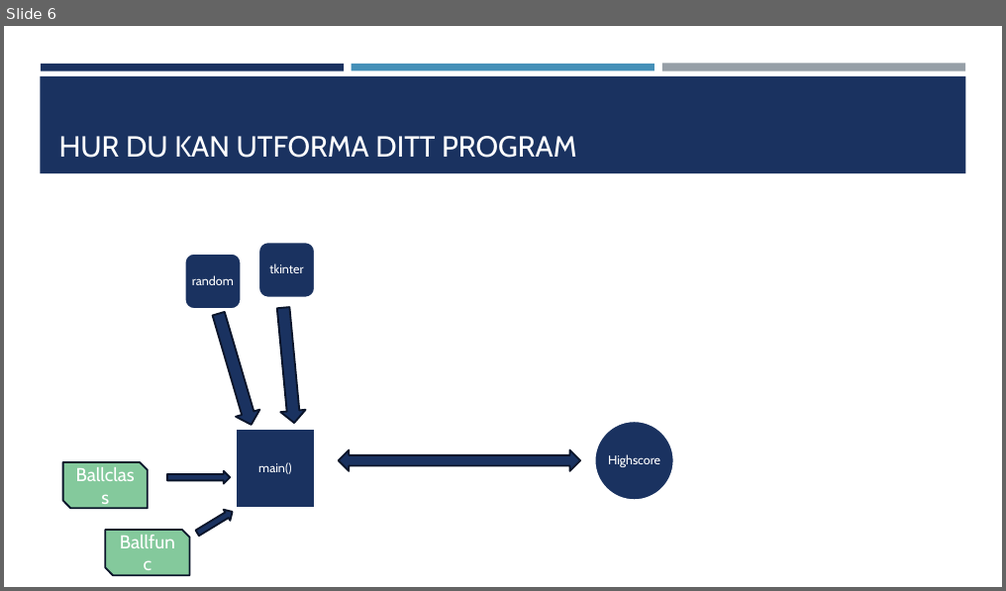
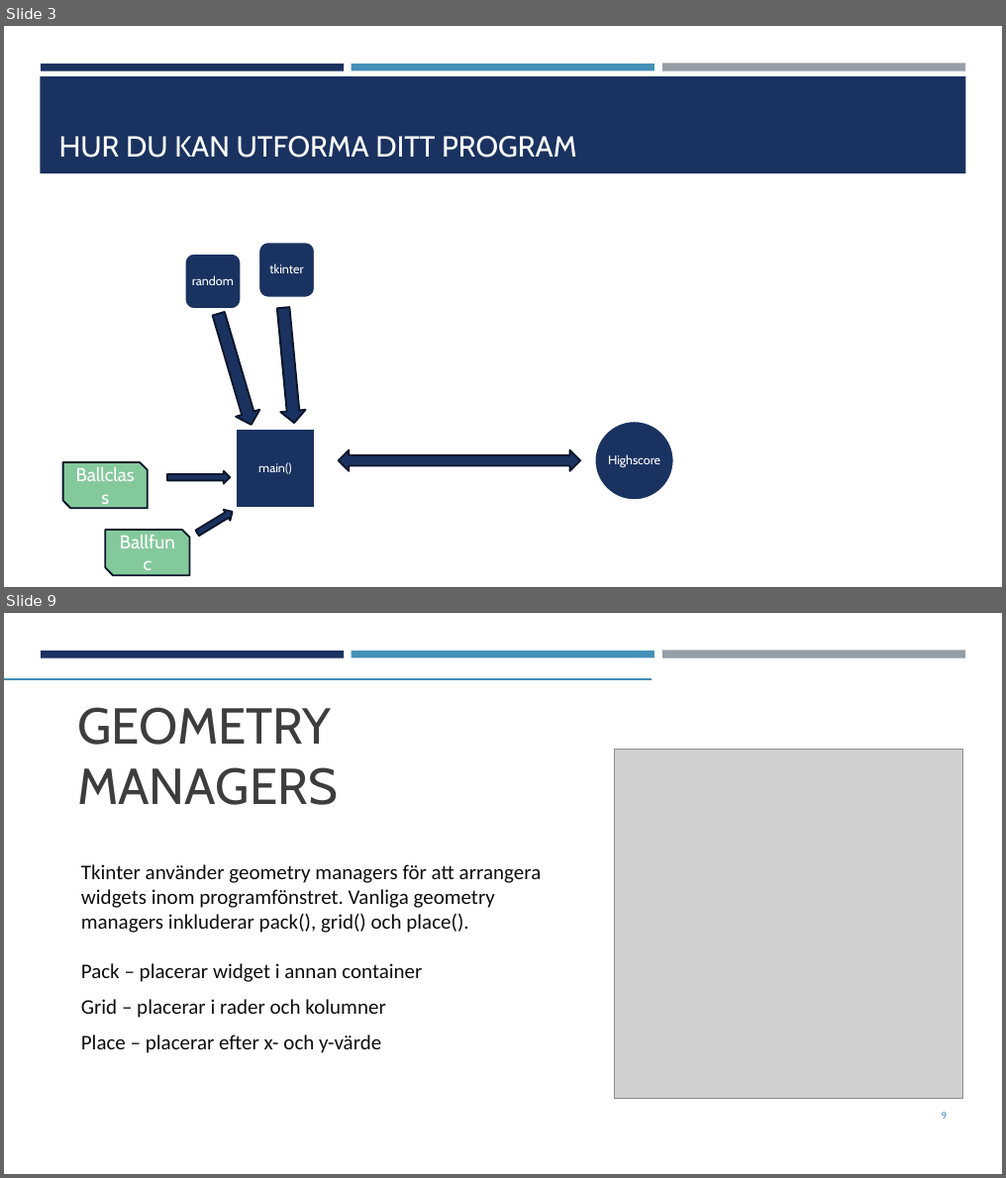
Before and after one commit to AleccInnov/Forts-ttningskurs_Python, a slide deck: Lektion 8/Exempel/Skapa ett spel.pptx. Shown one above the other, each under a label of ours: slide 6 before the commit, slides 3 and 9 after it; the slides between them are not shown. The pictures are 1006x591 and 1006x1178 pixels, drawn with LibreOffice and Linux fonts; fonts in the diff are those of the drawing; grey boxes stand for pictures. Boxes give left, top, right and bottom in pixels: in the first picture for what was removed or moved away, otherwise in the second. Text is boxed around its words. In the diff, an @@ line names an element or a change of style, - is before the commit and + after.

```diff
--- a/Lektion 8/Exempel/Skapa ett spel.pptx
+++ b/Lektion 8/Exempel/Skapa ett spel.pptx
@@ slide 9 added at bbox=[4, 613, 1002, 1174], background #FFFFFF; not listed: 3 template elements that a slide beside it also shows @@
@@ line added from (4, 679) to (650, 679), #969FA7 2 pt @@
@@ title added at bbox=[77, 707, 338, 805], 48.6 pt, text #3D3D3D @@
+GEOMETRY MANAGERS
@@ picture added at bbox=[614, 750, 963, 1099] @@
@@ text added at bbox=[81, 864, 542, 1054], 20 pt, text #0D0D0D @@
+Tkinter använder geometry managers för att arrangera widgets inom programfönstret. Vanliga geometry managers inkluderar pack(), grid() och place().
+Pack – placerar widget i annan container
+Grid – placerar i rader och kolumner
+Place – placerar efter x- och y-värde
@@ page number added at bbox=[942, 1112, 946, 1119], 9 pt, text #4590B8 @@
+9
@@ what was slide 6 is now slide 3 @@
```
Also in this commit, not shown: 2 slides changed, 5 other slides added, 2 slides removed, 7 other files.
